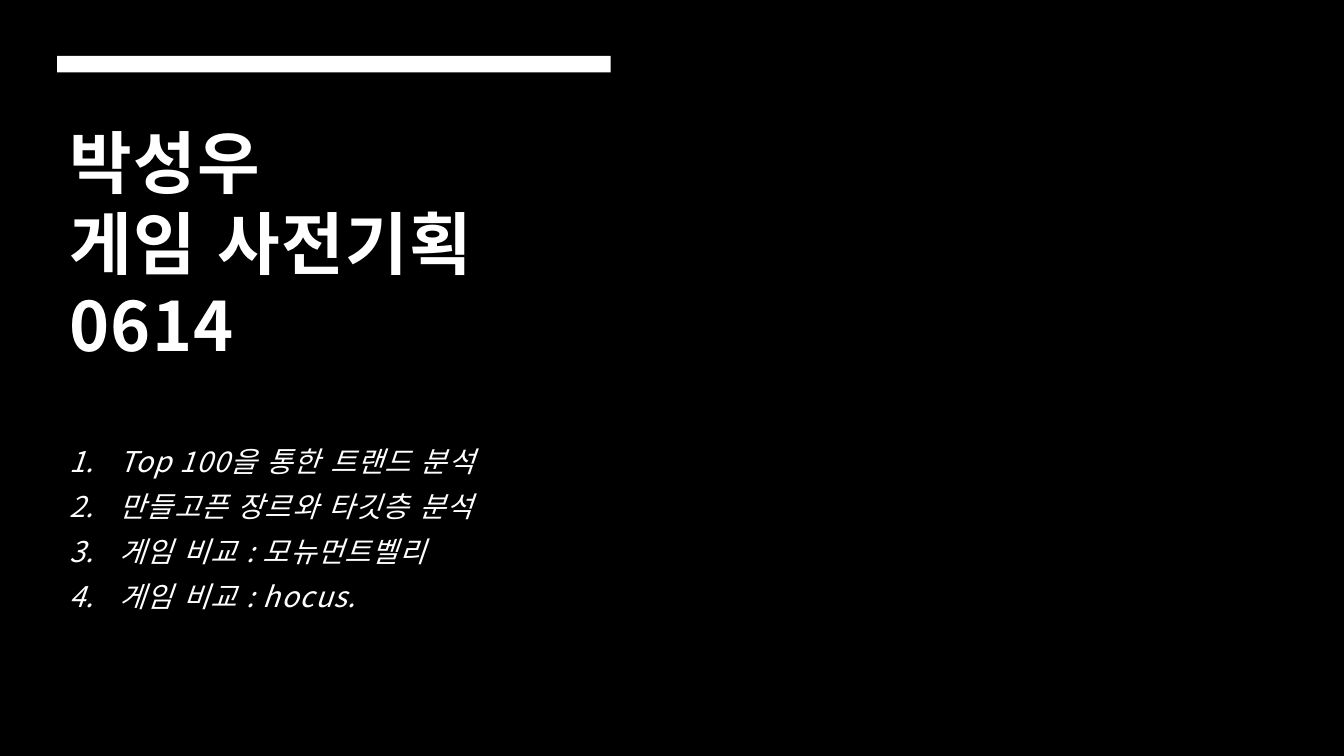
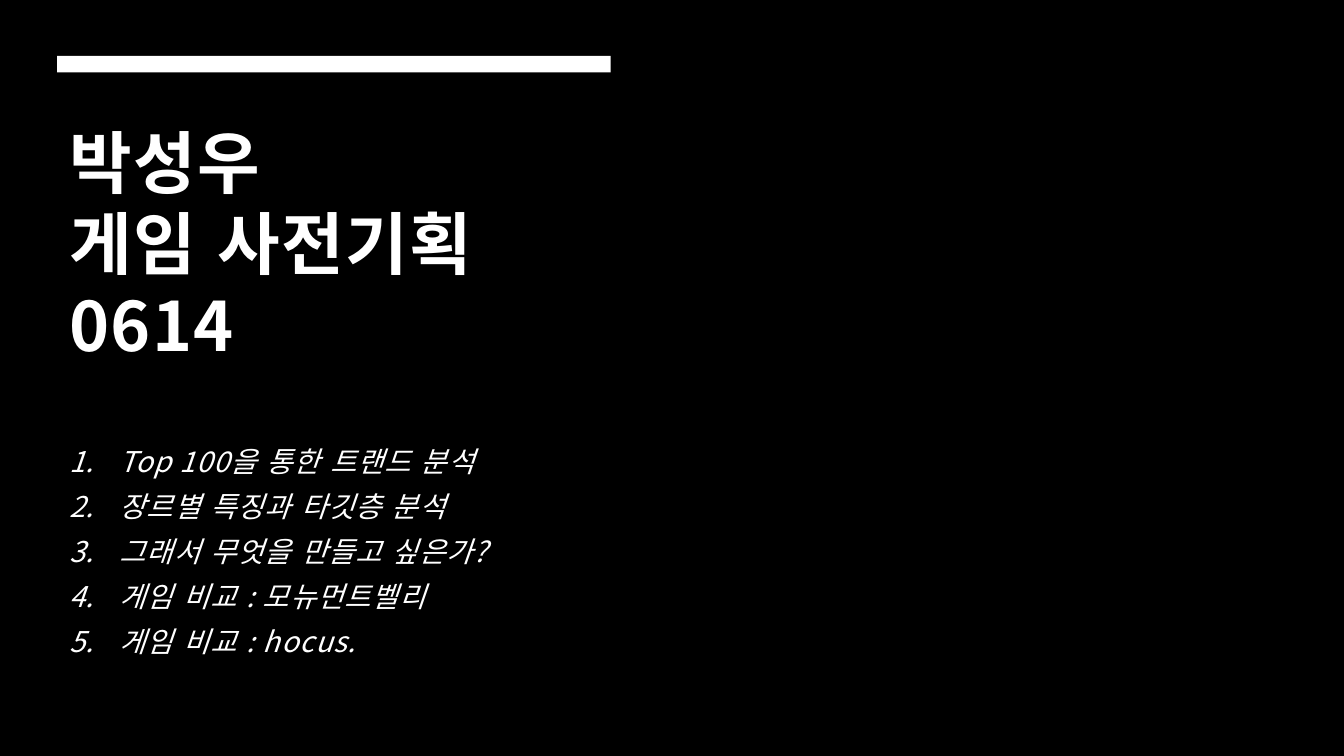
Before and after one commit to sungoo/MobileGameMakerClass_PSU, a slide deck: slide 1 of 6월/박성우_게임사전기획.pptx. Drawn at 1344x756 pixels with LibreOffice and Linux fonts; fonts in the diff are those of the drawing; background and template pictures are left out. Boxes give left, top, right and bottom in pixels: in the first picture for what was removed or moved away, otherwise in the second. Text is boxed around its words. In the diff, an @@ line names an element or a change of style, - is before the commit and + after.

Commit message:
게임사전기획 ppt 수정

```diff
--- a/6월/박성우_게임사전기획.pptx
+++ b/6월/박성우_게임사전기획.pptx
@@ subtitle at (120,493,488,565): text changed @@
-2. 만들고픈 장르와 타깃층 분석
+2. 장르별 특징과 타깃층 분석
+3. 그래서 무엇을 만들고 싶은가?
```
Also in this commit, not shown: 3 other slides changed, 4 slides added.
